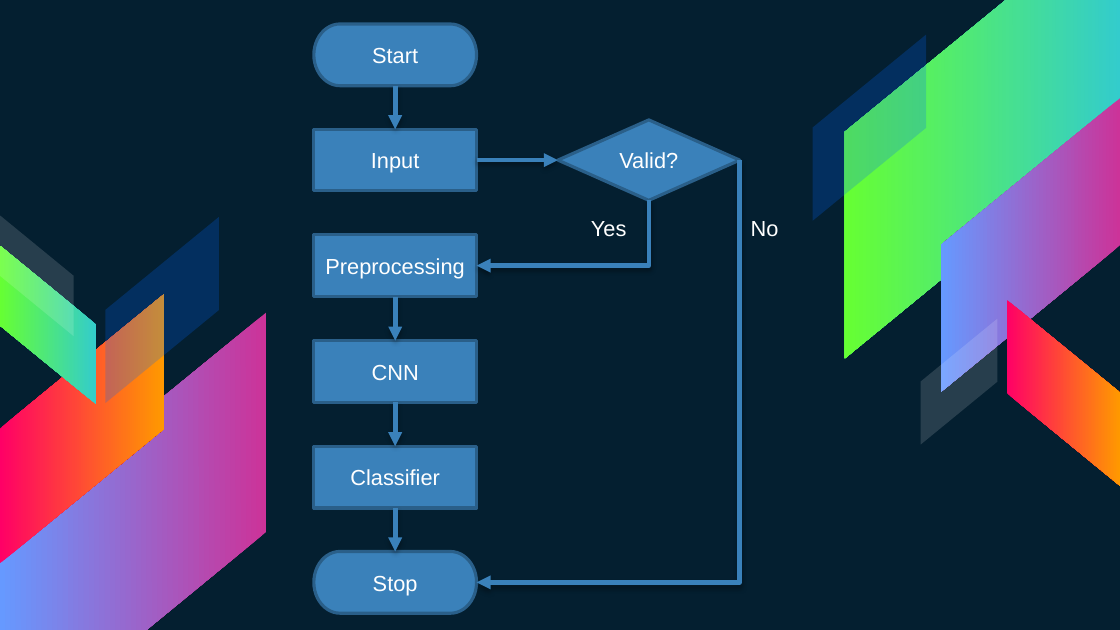
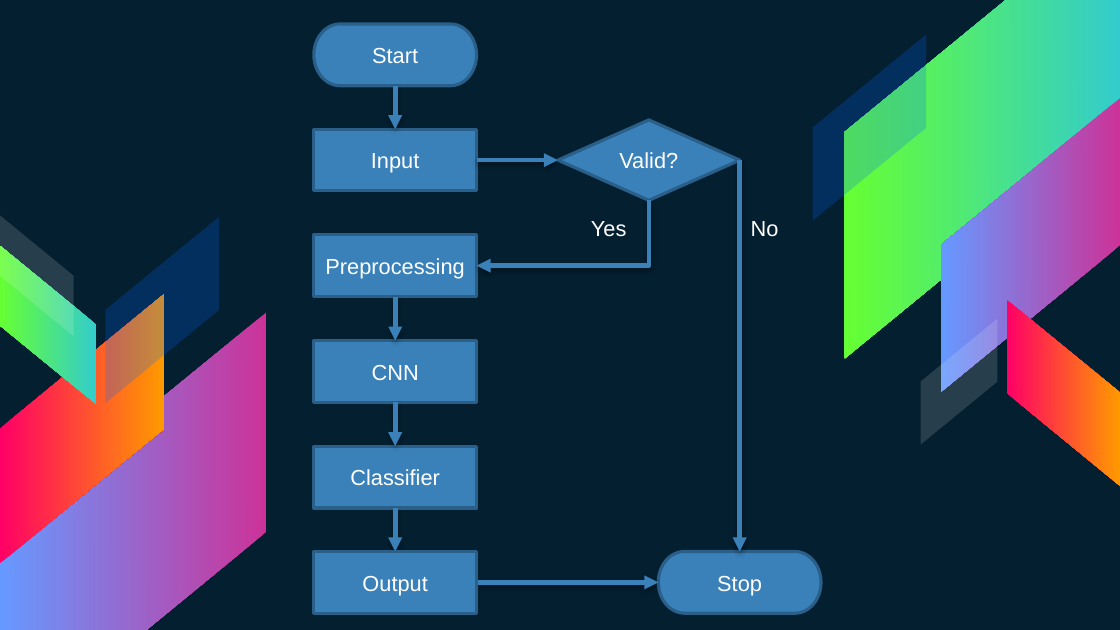
Before and after one commit to 15110383/MachineLearning, a slide deck: slide 15 of MALE.pptx. Drawn at 1120x630 pixels with LibreOffice and Linux fonts; fonts in the diff are those of the drawing. Boxes give left, top, right and bottom in pixels: in the first picture for what was removed or moved away, otherwise in the second. Text is boxed around its words. In the diff, an @@ line names an element or a change of style, - is before the commit and + after.

```diff
--- a/MALE.pptx
+++ b/MALE.pptx
@@ elbow arrow removed from (739, 160) to (477, 582) @@
@@ arrow added from (739, 160) to (739, 551), #3A81BA 3 pt @@
@@ rectangle added at box(314, 551, 476, 613), fill #3A81BA, outline #2B5F8A 2 pt, 14 pt, text #FFFFFF @@
+Output
@@ pill shape "Stop": place and size @@
-pill shape "Stop" at box(314, 551, 476, 613)
+pill shape "Stop" at box(659, 551, 821, 613)
@@ arrow added from (477, 582) to (659, 582), #3A81BA 3 pt @@
```
Also in this commit, not shown: 1 other slide changed, 16 other files.
